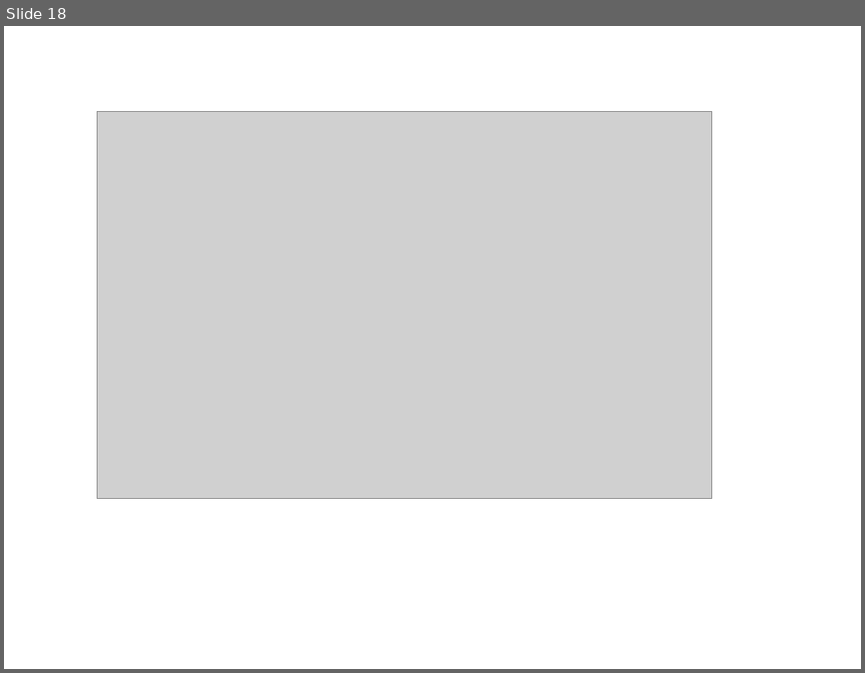
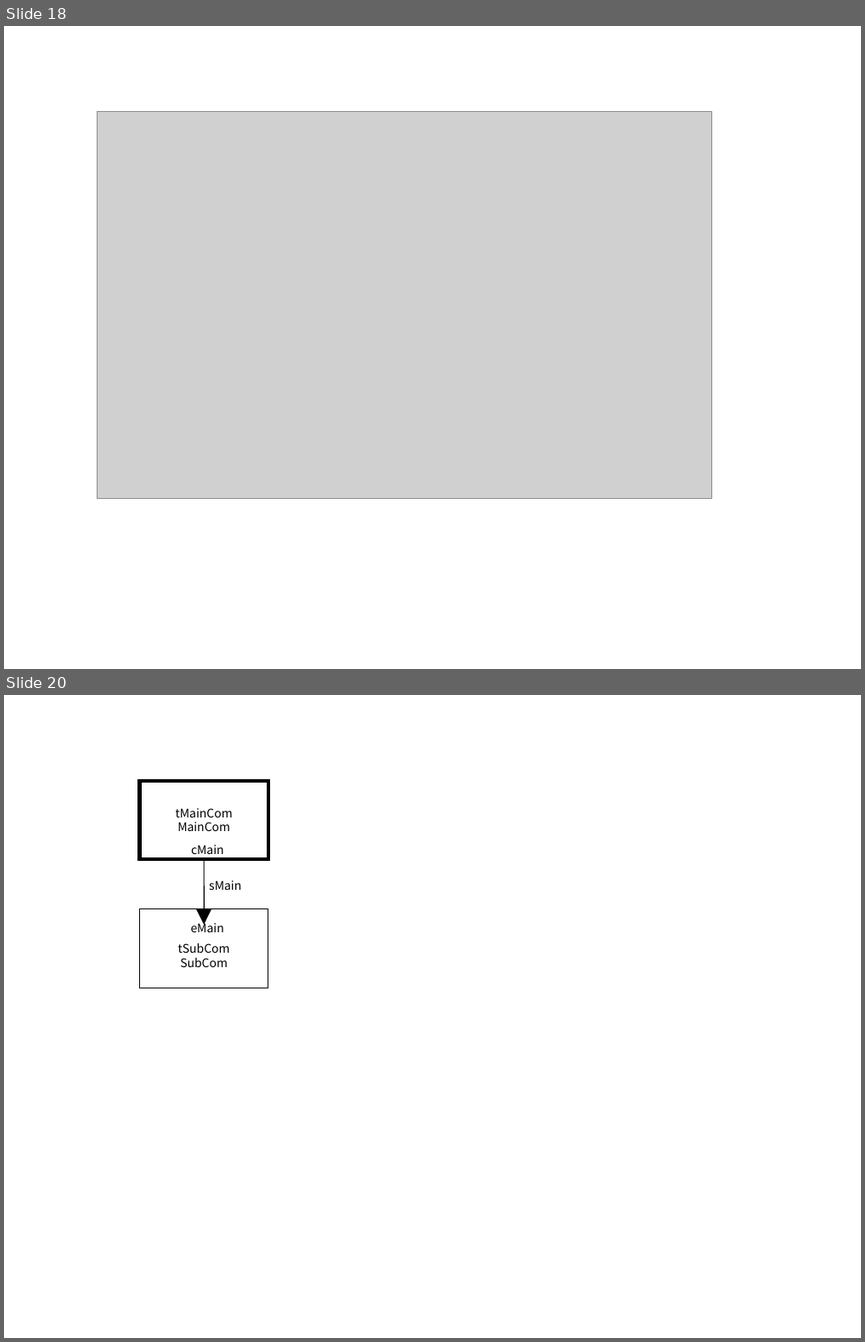
Before and after one commit to YixiaoLi/tlv4mc, a slide deck: doc/masterThesis/2008/goto/img/figures.ppt. Shown one above the other, each under a label of ours: slide 18 before the commit, slides 18 and 20 after it; the slides between them are not shown. The pictures are 865x673 and 865x1342 pixels, drawn with LibreOffice and Linux fonts; fonts in the diff are those of the drawing; grey boxes stand for pictures. Boxes give left, top, right and bottom in pixels: in the first picture for what was removed or moved away, otherwise in the second. Text is boxed around its words. In the diff, an @@ line names an element or a change of style, - is before the commit and + after.

```diff
--- a/doc/masterThesis/2008/goto/img/figures.ppt
+++ b/doc/masterThesis/2008/goto/img/figures.ppt
@@ slide 20 added at (x1=4, y1=695, x2=861, y2=1338), background #FFFFFF @@
@@ rectangle added at (x1=139, y1=781, x2=268, y2=860), fill #FFFFFF, outline #000000 3 pt, 10 pt, text #000000 @@
+tMainCom
+MainCom
@@ text added at (x1=191, y1=845, x2=224, y2=854), 10 pt, text #000000 @@
+cMain
@@ line added from (204, 860) to (204, 909), #000000 0.74 pt @@
@@ text added at (x1=209, y1=880, x2=241, y2=890), 10 pt, text #000000 @@
+sMain
@@ rectangle added at (x1=139, y1=909, x2=268, y2=988), fill #FFFFFF, outline #000000 0.74 pt, 10 pt, text #000000 @@
+tSubCom
+SubCom
@@ text added at (x1=191, y1=920, x2=224, y2=932), 10 pt, text #000000 @@
+eMain
@@ triangle added at (x1=197, y1=909, x2=211, y2=924), fill #000000, outline #000000 0.74 pt @@
```
Also in this commit, not shown: 9 other slides added, 27 other files.
